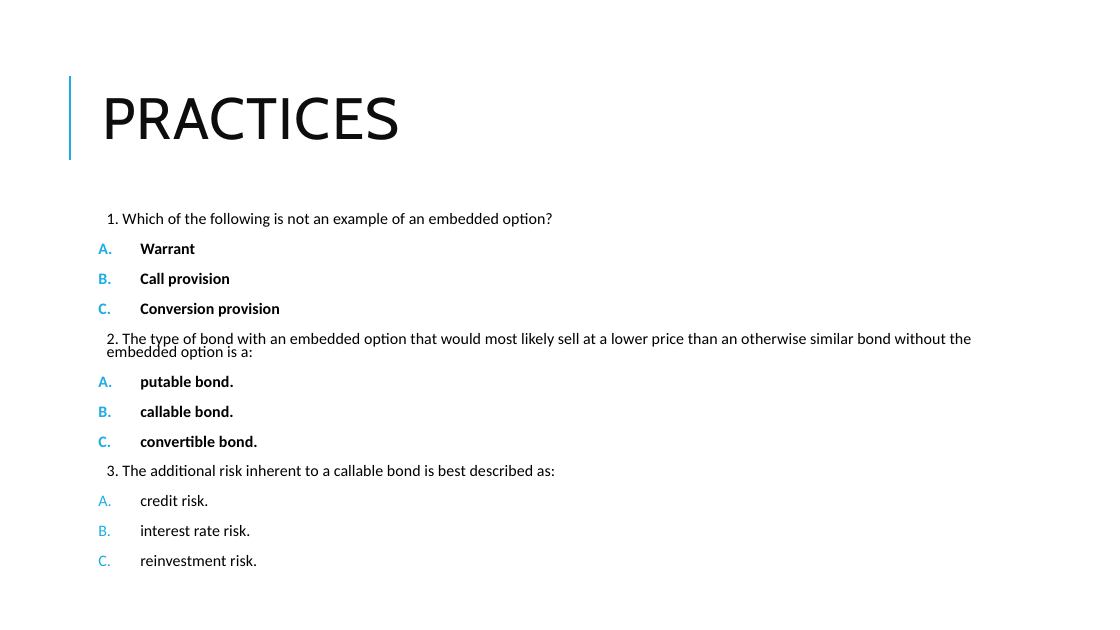
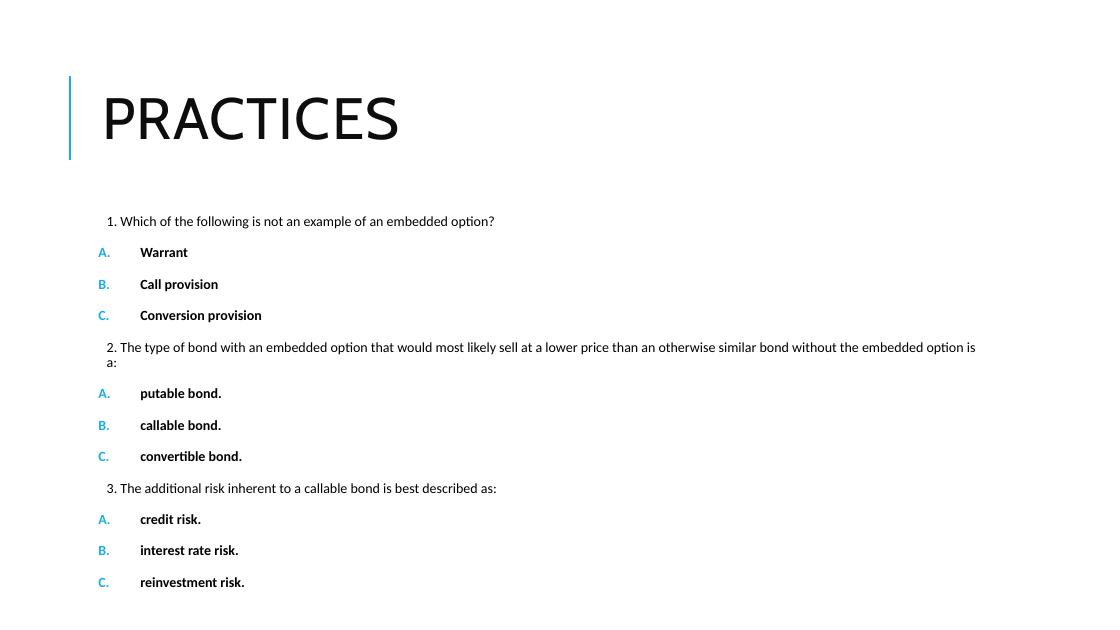
Before and after one commit to Isco0530/data, a slide deck: slide 51 of Fixed Income.pptx. Drawn at 1120x630 pixels with LibreOffice and Linux fonts; fonts in the diff are those of the drawing; background and template pictures are left out. Boxes give left, top, right and bottom in pixels: in the first picture for what was removed or moved away, otherwise in the second. Text is boxed around its words. In the diff, an @@ line names an element or a change of style, - is before the commit and + after.

```diff
--- a/Fixed Income.pptx
+++ b/Fixed Income.pptx
@@ text "1. Which of the following ..." at bbox=[107, 216, 976, 587]: size 13.8 to 12 pt; bold on in "credit risk.", "interest rate risk.", "reinvestment risk."; line spacing 0.7 to 0.9 @@
```
Also in this commit, not shown: 4 other slides changed.
